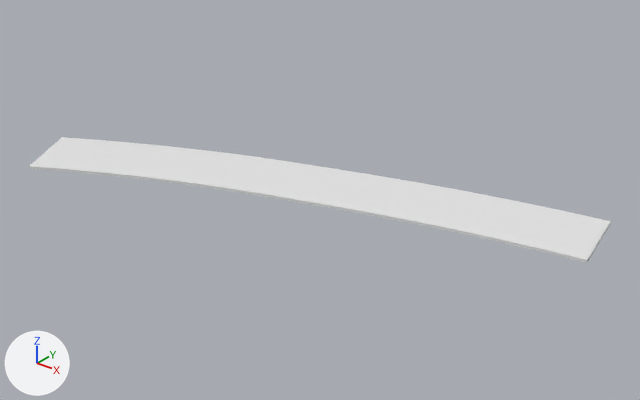
The FBX model Tools/UnrealMapExporter/ExportedMeshes/SM_Road_02.fbx, before and after one commit.
Both versions are drawn from a camera (50 mm lens) standing at (95.0, -110.2, 68.5) and looking at (4.7, 2.7, -1.5). The lights are fixed; the arrows at lower left show +X, +Y and +Z. The picture after the commit comes second. Where no turn or scale is listed for an object, it has been applied to the vertices.

Objects in the first picture: 'SM_Road_02'.
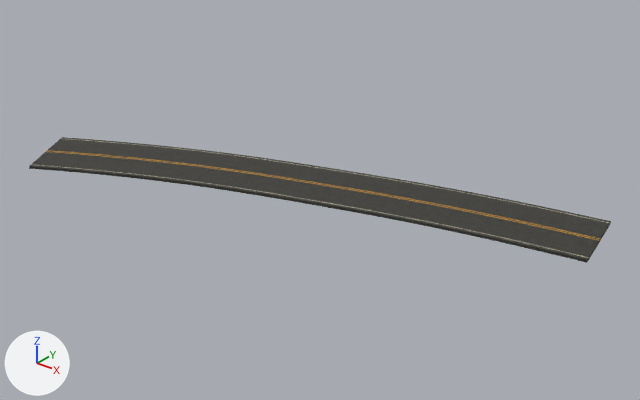
Pixel boxes [x1, y1, x2, y2] of what changed, in the pictures (640 x 400 px):
'SM_Road_02', surface changed (white to grey): [29, 137, 611, 263] in both

The change in detail:
Picture 'MI_Road_BaseColor_0.png' (img_mi_road_basecolor_0_png) is new.
In material 'MI_Road' (mat_mi_road), base_color is no longer (0.8, 0.8, 0.8), white #e7e7e7.
In material 'MI_Road' (mat_mi_road), texture is now set to img_mi_road_basecolor_0_png, with its transparency.
